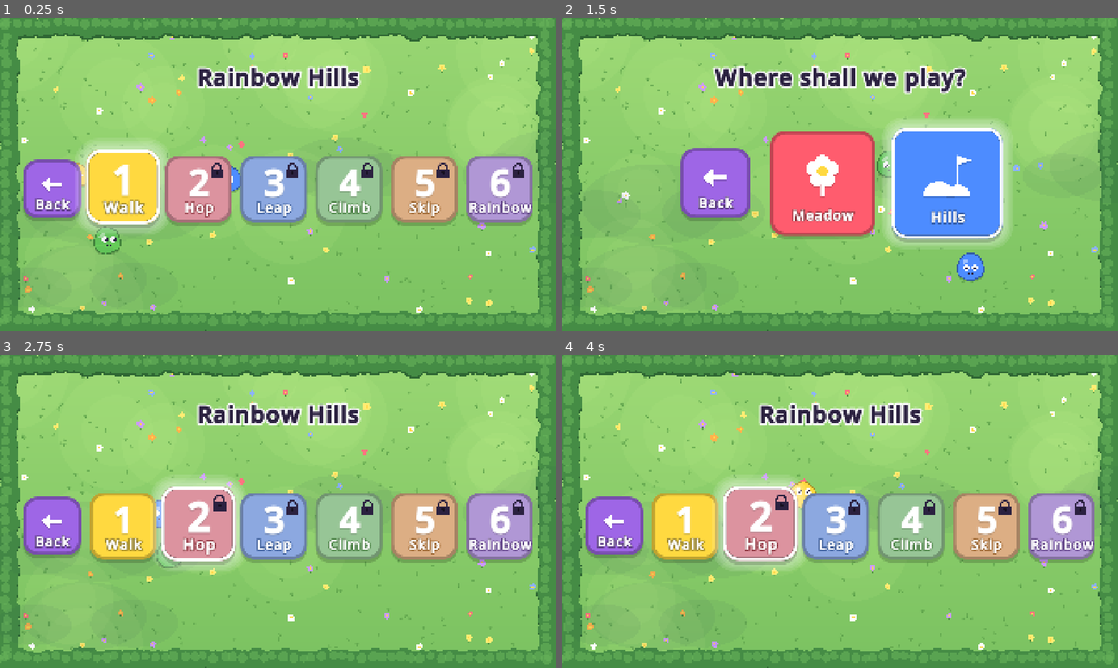
Above: before the commit, frames 1-4 (two rows, left to right).
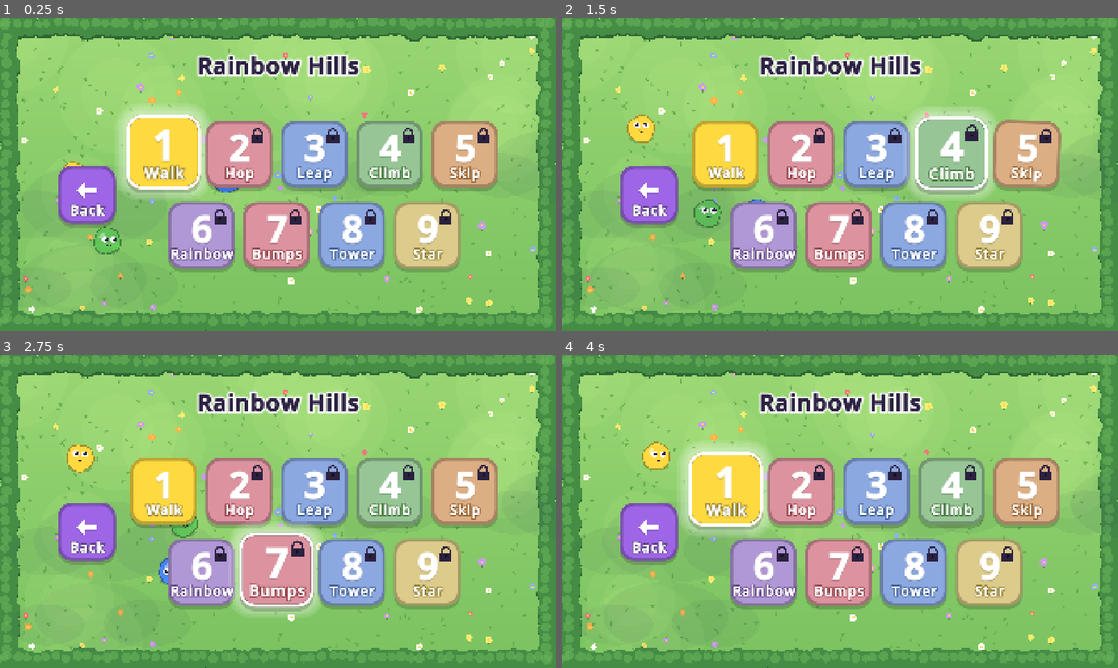
Above: after the commit, the same moments.

Repository: Teeohbee/paint-puddle
Game: Godot game, scene res://ui/hills_menu.tscn
Two runs of this game, one before a commit and one after it. Both use one fixed random seed, a clock stepped at 60 frames per second and the inputs below. This scene is started directly instead of the project's main scene.
Inputs (mouse positions are in pixels of both pictures, inside the frame that each line leads up to):
- Up to frame 1 (0.25 s): no input
- Up to frame 2 (1.5 s): click (612, 190) at 0.52 s; tap Enter (ui_accept) at 1.25 s; move the mouse to (962, 158) at 1.27 s; hold Right (move_right) from 1.28 s (still down); hold Space (act) from 1.28 s (still down); click (962, 158) at 1.42 s
- Up to frame 3 (2.75 s): tap Enter (ui_accept) at 1.52 s; release Right (move_right) at 2 s; release Space (act) at 2 s; drag from (166, 527) to (250, 574) at 2.02 s
- Up to frame 4 (4 s): move the mouse to (895, 442) at 2.77 s; hold Right (move_right) 2.78-3.5 s; hold Space (act) 2.78-3.5 s; drag from (812, 574) to (673, 464) at 3.52 s

The runs differ from the first frame. In frame 1, 36% of the frame differs, in the area x 4-96%, y 11-82%; in frame 2, 35%; in frame 3, 36%; in frame 4, 36%, in the area x 3-97%, y 5-95%.

Commit message:
feat: Rainbow Hills levels 7-9 - Bumps, Tower and Star
Nine levels don't fit in one row, so the hills menu now has Back on the
left and the levels in rows of five beside it.

Diff:
--- a/hills/hills_levels.gd
+++ b/hills/hills_levels.gd
@@ -82,6 +82,55 @@
 			{"kind": "flat", "length": 900},
 		],
 	},
+	{
+		"name": "Bumps", "word": "BUMPY", "paint": "red",
+		"pieces": [
+			{"kind": "flat", "length": 700}, {"kind": "slope", "length": 350, "rise": -80},
+			{"kind": "flat", "length": 200}, {"kind": "slope", "length": 350, "rise": 80},
+			{"kind": "gap", "width": 120},
+			{"kind": "flat", "length": 250}, {"kind": "slope", "length": 350, "rise": -80},
+			{"kind": "flat", "length": 200}, {"kind": "slope", "length": 350, "rise": 80},
+			{"kind": "gap", "width": 130},
+			{"kind": "flat", "length": 250}, {"kind": "slope", "length": 350, "rise": -100},
+			{"kind": "flat", "length": 300}, {"kind": "slope", "length": 350, "rise": 100},
+			{"kind": "gap", "width": 140},
+			{"kind": "flat", "length": 250}, {"kind": "slope", "length": 350, "rise": -80},
+			{"kind": "flat", "length": 200}, {"kind": "slope", "length": 350, "rise": 80},
+			{"kind": "flat", "length": 700},
+		],
+	},
+	{
+		"name": "Tower", "word": "CLOUD", "paint": "blue",
+		"pieces": [
+			{"kind": "flat", "length": 700}, {"kind": "step", "rise": -50},
+			{"kind": "flat", "length": 220}, {"kind": "step", "rise": -50},
+			{"kind": "flat", "length": 220}, {"kind": "step", "rise": -55},
+			{"kind": "flat", "length": 400}, {"kind": "step", "rise": -55},
+			{"kind": "flat", "length": 220}, {"kind": "step", "rise": -60},
+			{"kind": "flat", "length": 220}, {"kind": "step", "rise": -60},
+			{"kind": "flat", "length": 500}, {"kind": "slope", "length": 500, "rise": 110},
+			{"kind": "flat", "length": 250}, {"kind": "slope", "length": 500, "rise": 110},
+			{"kind": "flat", "length": 250}, {"kind": "slope", "length": 500, "rise": 110},
+			{"kind": "flat", "length": 700},
+		],
+	},
+	{
+		# A step down just before a gap makes the far side lower, so it's an easy landing
+		"name": "Star", "word": "STAR", "paint": "yellow",
+		"pieces": [
+			{"kind": "flat", "length": 700}, {"kind": "step", "rise": -50},
+			{"kind": "flat", "length": 300}, {"kind": "step", "rise": -50},
+			{"kind": "flat", "length": 400}, {"kind": "step", "rise": 50}, {"kind": "gap", "width": 140},
+			{"kind": "flat", "length": 400}, {"kind": "gap", "width": 120},
+			{"kind": "flat", "length": 300}, {"kind": "step", "rise": -60},
+			{"kind": "flat", "length": 400}, {"kind": "step", "rise": 60}, {"kind": "gap", "width": 160},
+			{"kind": "flat", "length": 400}, {"kind": "slope", "length": 400, "rise": -80},
+			{"kind": "flat", "length": 350}, {"kind": "gap", "width": 140},
+			{"kind": "flat", "length": 300}, {"kind": "gap", "width": 140},
+			{"kind": "flat", "length": 400}, {"kind": "slope", "length": 400, "rise": 80},
+			{"kind": "flat", "length": 800},
+		],
+	},
 ]
 
 
--- a/ui/hills_menu.gd
+++ b/ui/hills_menu.gd
@@ -1,27 +1,39 @@
 extends MenuScreen
 ## Pick a Rainbow Hills level. Each one unlocks when the one before it is done.
 
-## Six levels and a Back tile only fit across the screen at this size.
 const LEVEL_TILE_SIZE: Vector2 = Vector2(230, 230)
+const LEVELS_PER_ROW: int = 5
+const TILE_GAP: int = 30
 
 
 func _ready() -> void:
 	Music.play_track("title")
 	add_child(MenuBackdrop.new())
-	make_heading("Rainbow Hills", 150)
-	var row: HBoxContainer = make_tile_row(380, 30)
+	make_heading("Rainbow Hills", 110)
+	# Back on the left, then the levels in rows beside it
+	var row: HBoxContainer = make_tile_row(300, 50)
+	var holder: Control = row.get_parent()
+	holder.offset_bottom = 300 + 620
 	var back: MenuTile = make_tile("Back", "back", PaintColours.PURPLE, Vector2(200, 200))
 	back.size_flags_vertical = Control.SIZE_SHRINK_CENTER
 	row.add_child(back)
 	back.chosen.connect(func(): SceneManager.go_to("res://ui/play_menu.tscn"))
+	var level_rows: VBoxContainer = VBoxContainer.new()
+	level_rows.add_theme_constant_override("separation", TILE_GAP + 20)
+	row.add_child(level_rows)
+	var level_row: HBoxContainer = null
 	var tile_to_start_on: MenuTile = null
 	for level_index in HillsLevels.level_count():
+		if level_index % LEVELS_PER_ROW == 0:
+			level_row = HBoxContainer.new()
+			level_row.add_theme_constant_override("separation", TILE_GAP)
+			level_row.alignment = BoxContainer.ALIGNMENT_CENTER
+			level_rows.add_child(level_row)
 		var level: Dictionary = HillsLevels.LEVELS[level_index]
 		var tile: MenuTile = make_tile(level.name, "text:%d" % (level_index + 1), PaintMixing.colour_of(level.paint), LEVEL_TILE_SIZE)
-		tile.size_flags_vertical = Control.SIZE_SHRINK_CENTER
 		tile.is_locked = not HillsLevels.is_unlocked(level_index)
 		tile.chosen.connect(play_level.bind(level_index))
-		row.add_child(tile)
+		level_row.add_child(tile)
 		if not tile.is_locked:
 			tile_to_start_on = tile
 	first_focus = tile_to_start_on
